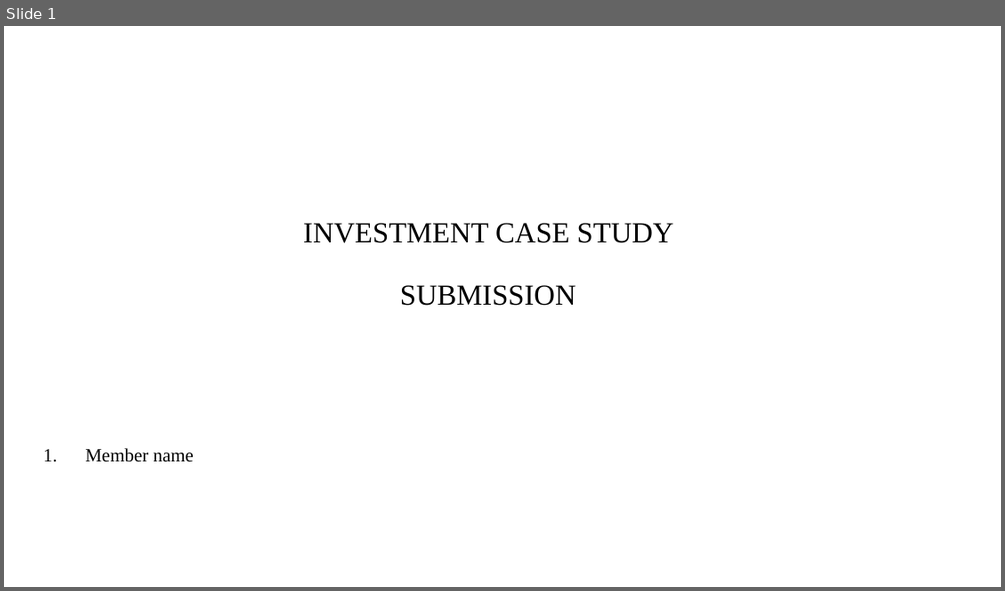
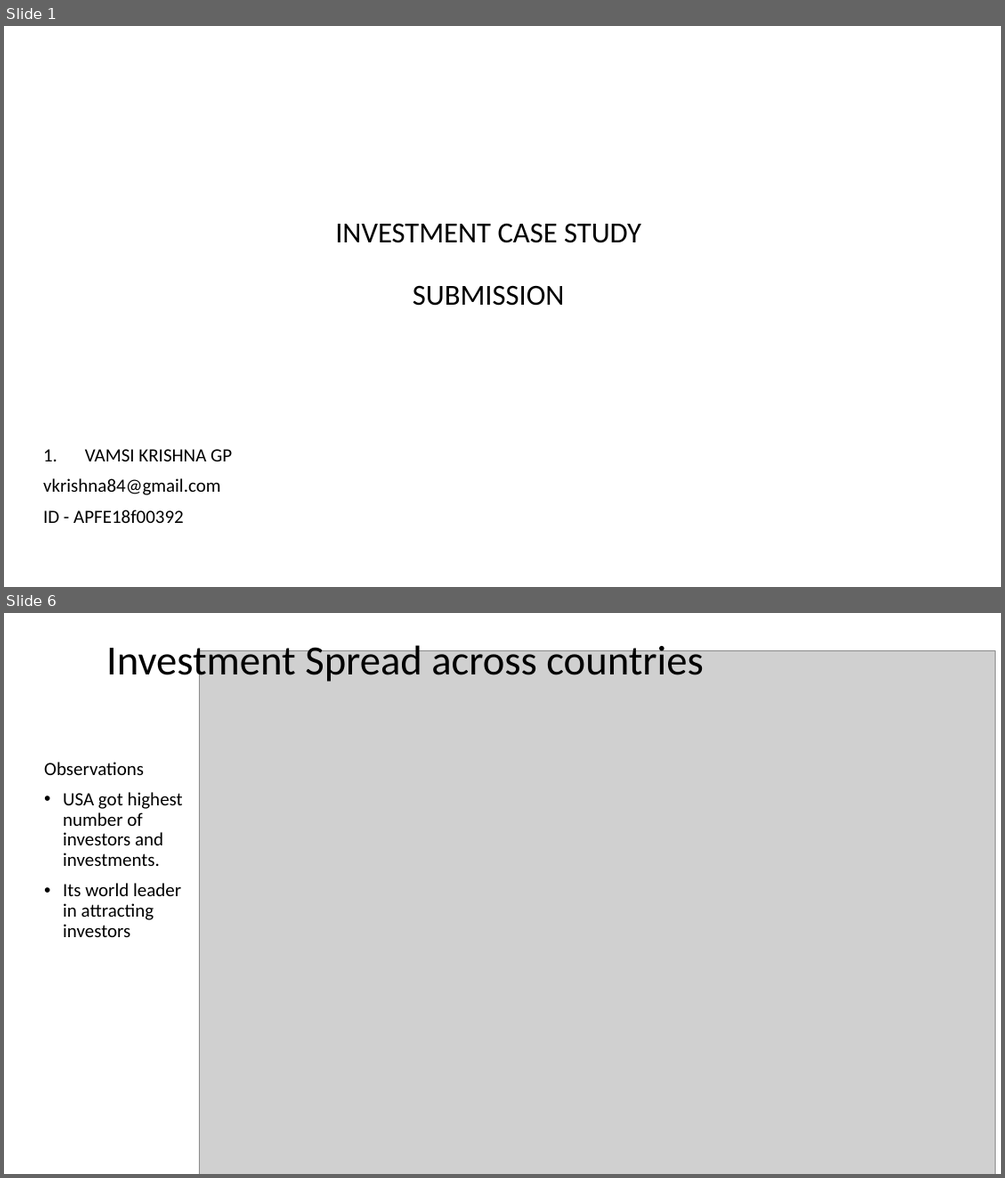
Before and after one commit to vamsigp/IIIT-B, a slide deck: 1. Statistics and Machine Learning/4. Investment Assignment/Spark+Funds+Final+Presentation.pptx. Shown one above the other, each under a label of ours: slide 1 before the commit, slides 1 and 6 after it; the slides between them are not shown. The pictures are 1005x591 and 1005x1178 pixels, drawn with LibreOffice and Linux fonts; fonts in the diff are those of the drawing; grey boxes stand for pictures; background and template pictures are left out. Boxes give left, top, right and bottom in pixels: in the first picture for what was removed or moved away, otherwise in the second. Text is boxed around its words. In the diff, an @@ line names an element or a change of style, - is before the commit and + after.

Commit message:
Investment assignment submission
Investment assignment submission

```diff
--- a/1. Statistics and Machine Learning/4. Investment Assignment/Spark+Funds+Final+Presentation.pptx
+++ b/1. Statistics and Machine Learning/4. Investment Assignment/Spark+Funds+Final+Presentation.pptx
@@ slide 6 added at <box>4,613,1001,1174</box>, background #FFFFFF @@
@@ title added at <box>106,640,703,685</box>, 40 pt, text #000000 @@
+Investment Spread across countries
@@ picture added at <box>199,650,995,1174</box> @@
@@ text added at <box>44,762,183,937</box>, 18 pt, text #000000 @@
+Observations
+• USA got highest number of investors and investments.
+• Its world leader in attracting investors
@@ slide 1 changed as well @@
@@ title "INVESTMENT CASE STUDY SUBMISSION" at <box>335,223,641,305</box>: font Times New Roman to Calibri @@
@@ subtitle at <box>43,449,232,523</box>: text changed; font Times New Roman to Calibri @@
-1. Member name
+1. VAMSI KRISHNA GP
+vkrishna84@gmail.com
+ID - APFE18f00392
```
Also in this commit, not shown: 7 other slides added, 9 slides removed, 11 other files.
